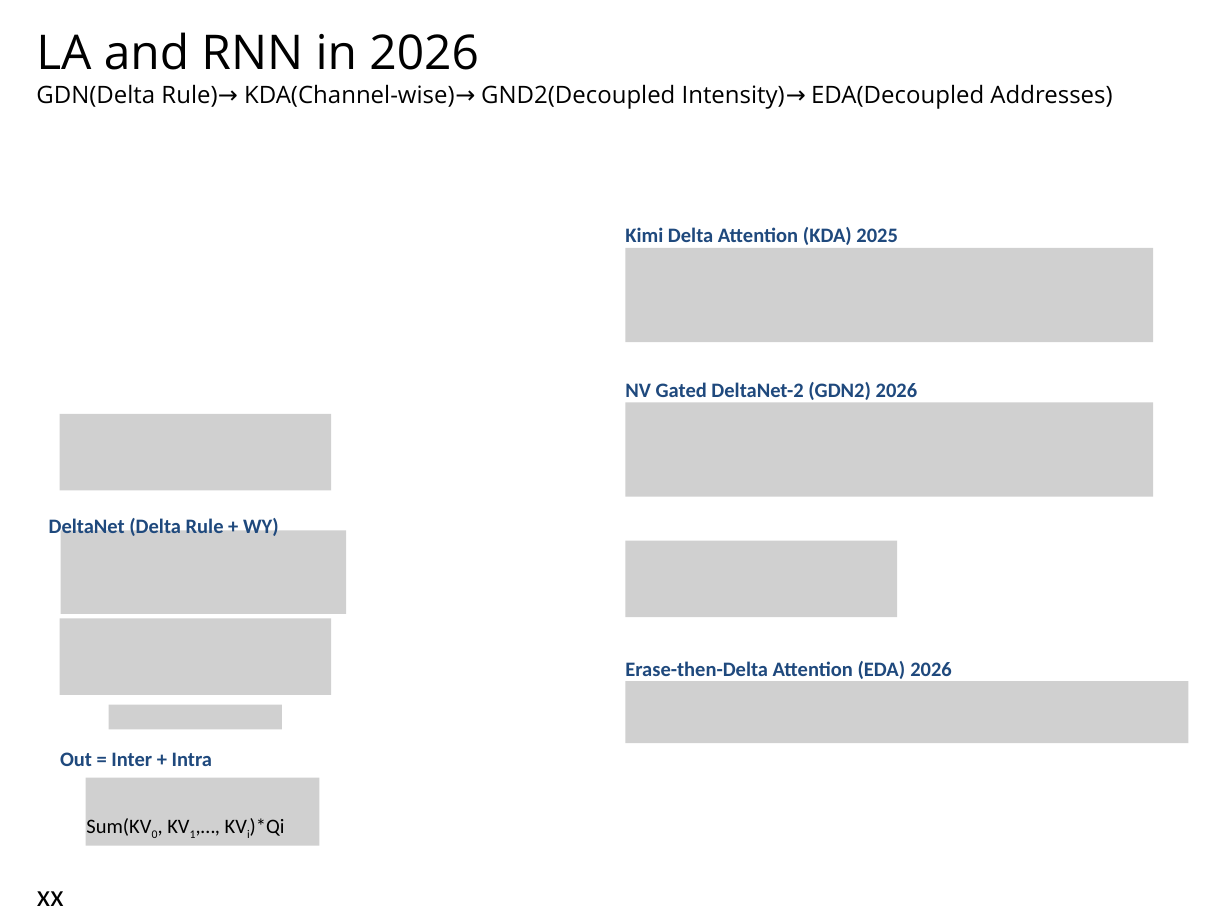
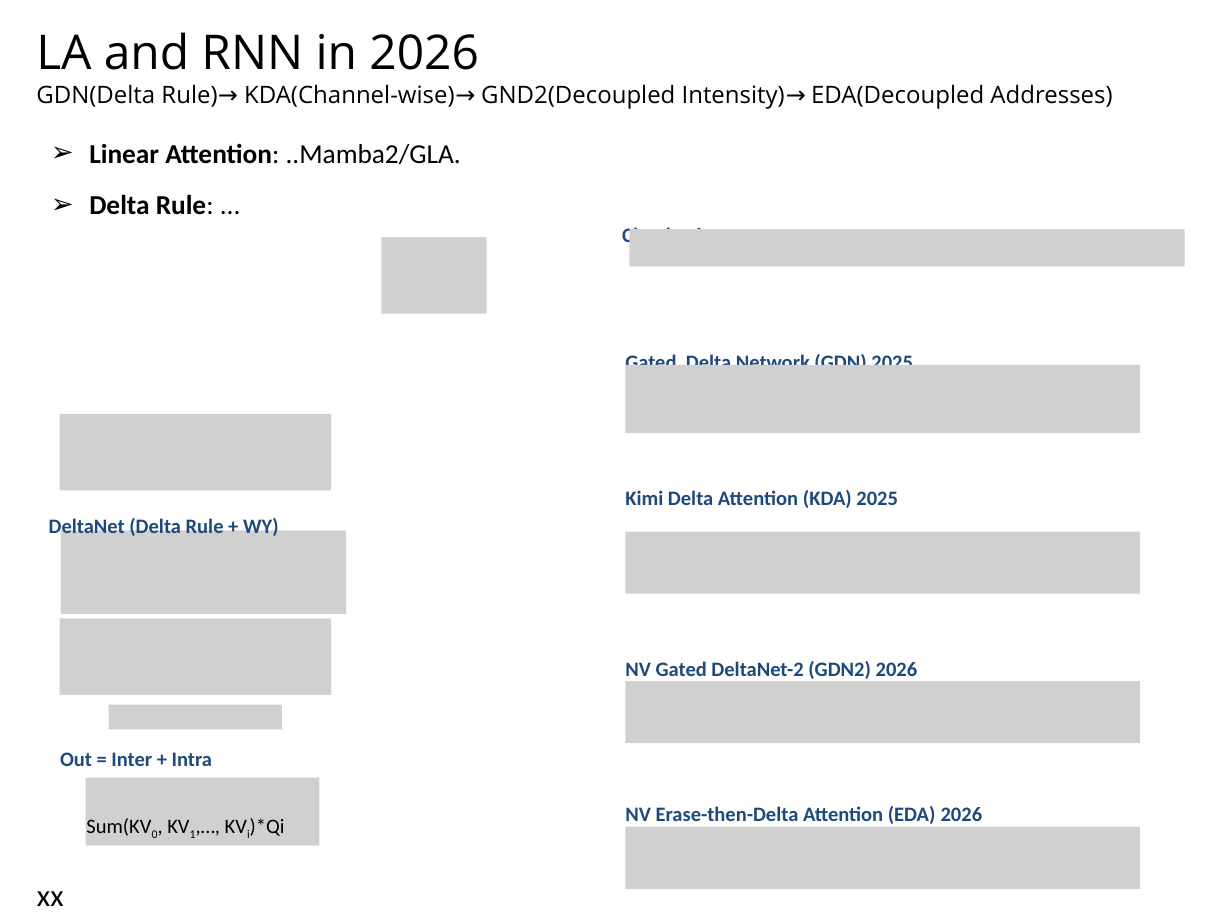
Before and after one commit to navibator/crazy-ai, a slide deck: slide 8 of temp.pptx. Drawn at 1232x924 pixels with LibreOffice and Linux fonts; fonts in the diff are those of the drawing; grey boxes stand for pictures. Boxes give left, top, right and bottom in pixels: in the first picture for what was removed or moved away, otherwise in the second. Text is boxed around its words. In the diff, an @@ line names an element or a change of style, - is before the commit and + after.

Commit message:
update attention formula

```diff
--- a/temp.pptx
+++ b/temp.pptx
@@ text added at [89, 143, 461, 215], 16 pt, text #000000, bold @@
+➢ Linear Attention: ..Mamba2/GLA.
+➢ Delta Rule: ...
@@ picture added at [382, 238, 487, 314] @@
@@ text added at [622, 225, 720, 248], 12 pt, text #1F497D, bold @@
+Chunk-wise
@@ picture added at [630, 229, 1185, 266] @@
@@ picture removed at [626, 248, 1153, 342] @@
@@ text added at [625, 352, 913, 365], 12 pt, text #1F497D, bold @@
+Gated Delta Network (GDN) 2025
@@ picture added at [626, 365, 1141, 432] @@
@@ picture removed at [626, 403, 1153, 498] @@
@@ text "Kimi Delta Attention (KDA) 2025": place and size @@
-text "Kimi Delta Attention (KDA) 2025" at [625, 227, 898, 245]
+text "Kimi Delta Attention (KDA) 2025" at [625, 490, 898, 508]
@@ picture added at [626, 532, 1141, 594] @@
@@ picture removed at [626, 541, 897, 617] @@
@@ text "NV Gated DeltaNet-2 (GDN2) 2026": place and size @@
-text "NV Gated DeltaNet-2 (GDN2) 2026" at [625, 382, 918, 400]
+text "NV Gated DeltaNet-2 (GDN2) 2026" at [625, 661, 918, 682]
@@ picture: place and size @@
-picture at [626, 681, 1189, 743]
+picture at [626, 681, 1141, 743]
@@ text at [625, 806, 983, 824]: text changed @@
-Erase-then-Delta Attention (EDA) 2026
+NV Erase-then-Delta Attention (EDA) 2026
@@ picture added at [626, 827, 1141, 888] @@
```
Also in this commit, not shown: 3 other slides changed, 1 other file.
